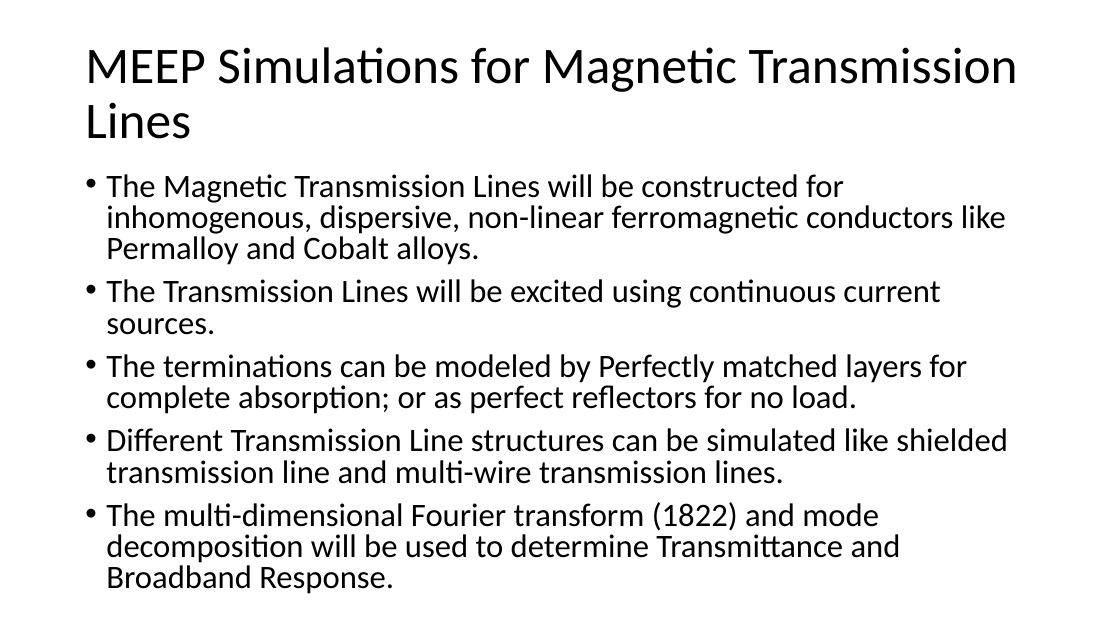
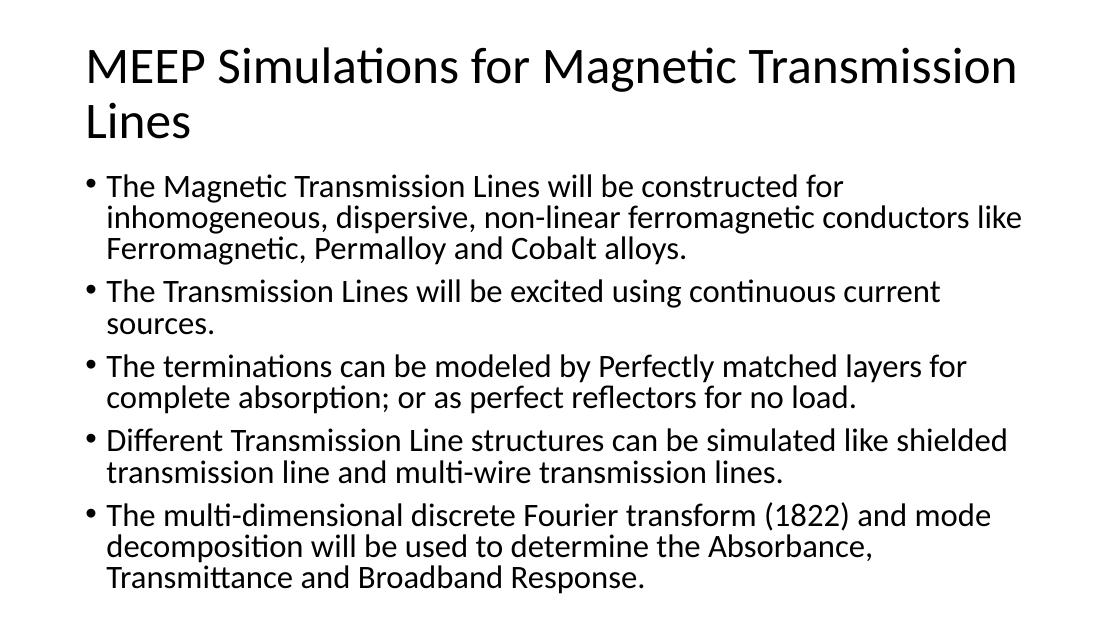
Before and after one commit to MuhammadShamaas1997/Electrical-Engineering, a slide deck: slide 37 of Thesis/Magnetic Transmission Lines/Thesis Proposal.pptx (slide 36 before the commit). Drawn at 1120x630 pixels with LibreOffice and Linux fonts; fonts in the diff are those of the drawing. Boxes give left, top, right and bottom in pixels: in the first picture for what was removed or moved away, otherwise in the second. Text is boxed around its words. In the diff, an @@ line names an element or a change of style, - is before the commit and + after.

```diff
--- a/Thesis/Magnetic Transmission Lines/Thesis Proposal.pptx
+++ b/Thesis/Magnetic Transmission Lines/Thesis Proposal.pptx
@@ text at [106, 174, 1022, 265]: text changed @@
-• The Magnetic Transmission Lines will be constructed for inhomogenous, dispersive, non-linear ferromagnetic conductors like Permalloy and Cobalt alloys.
+• The Magnetic Transmission Lines will be constructed for inhomogeneous, dispersive, non-linear ferromagnetic conductors like Ferromagnetic, Permalloy and Cobalt alloys.
@@ text at [106, 502, 992, 594]: text changed @@
-• The multi-dimensional Fourier transform (1822) and mode decomposition will be used to determine Transmittance and Broadband Response.
+• The multi-dimensional discrete Fourier transform (1822) and mode decomposition will be used to determine the Absorbance, Transmittance and Broadband Response.
```
Also in this commit, not shown: 21 other slides changed, 4 slides added, 2 slides removed.
